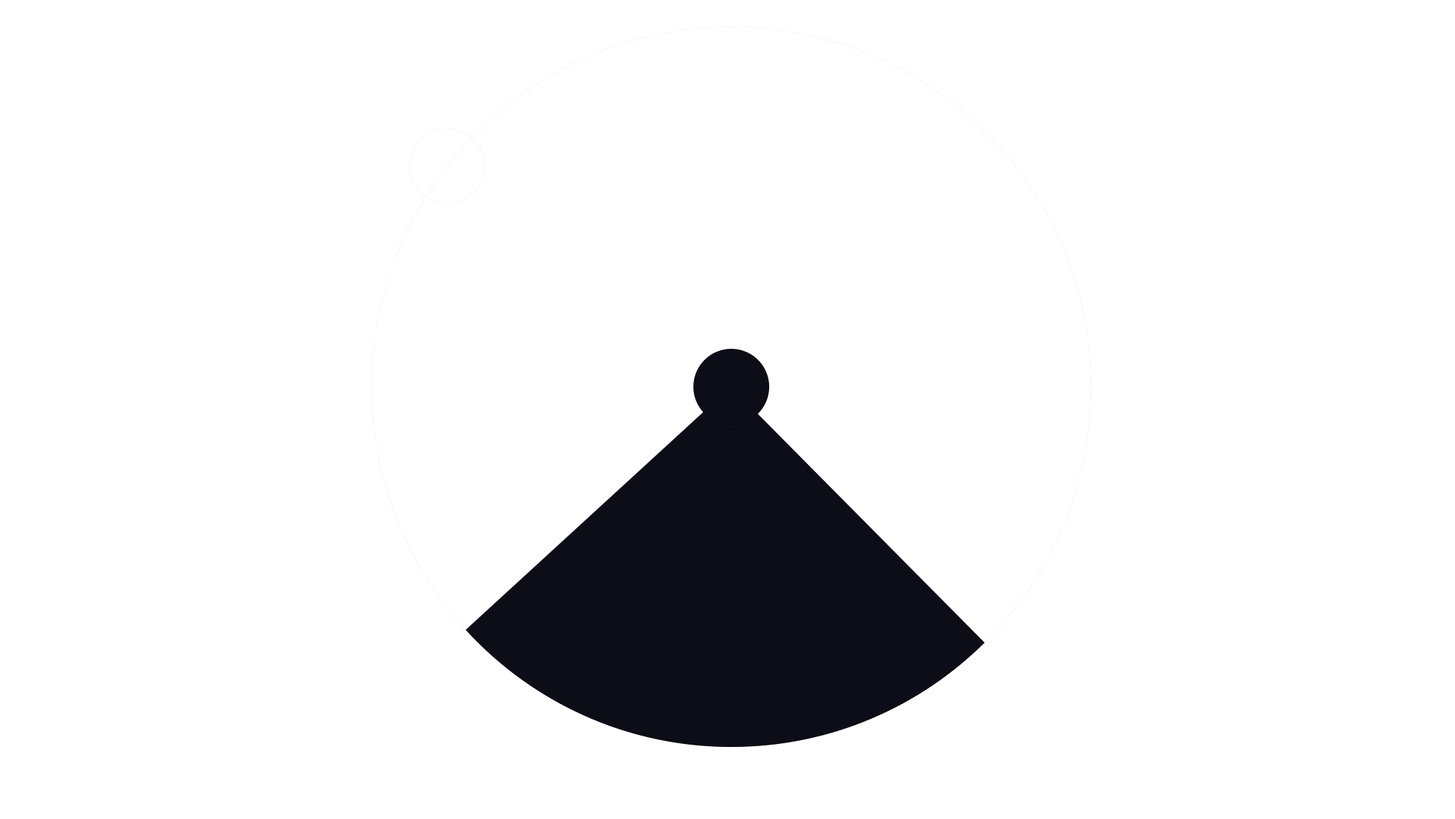
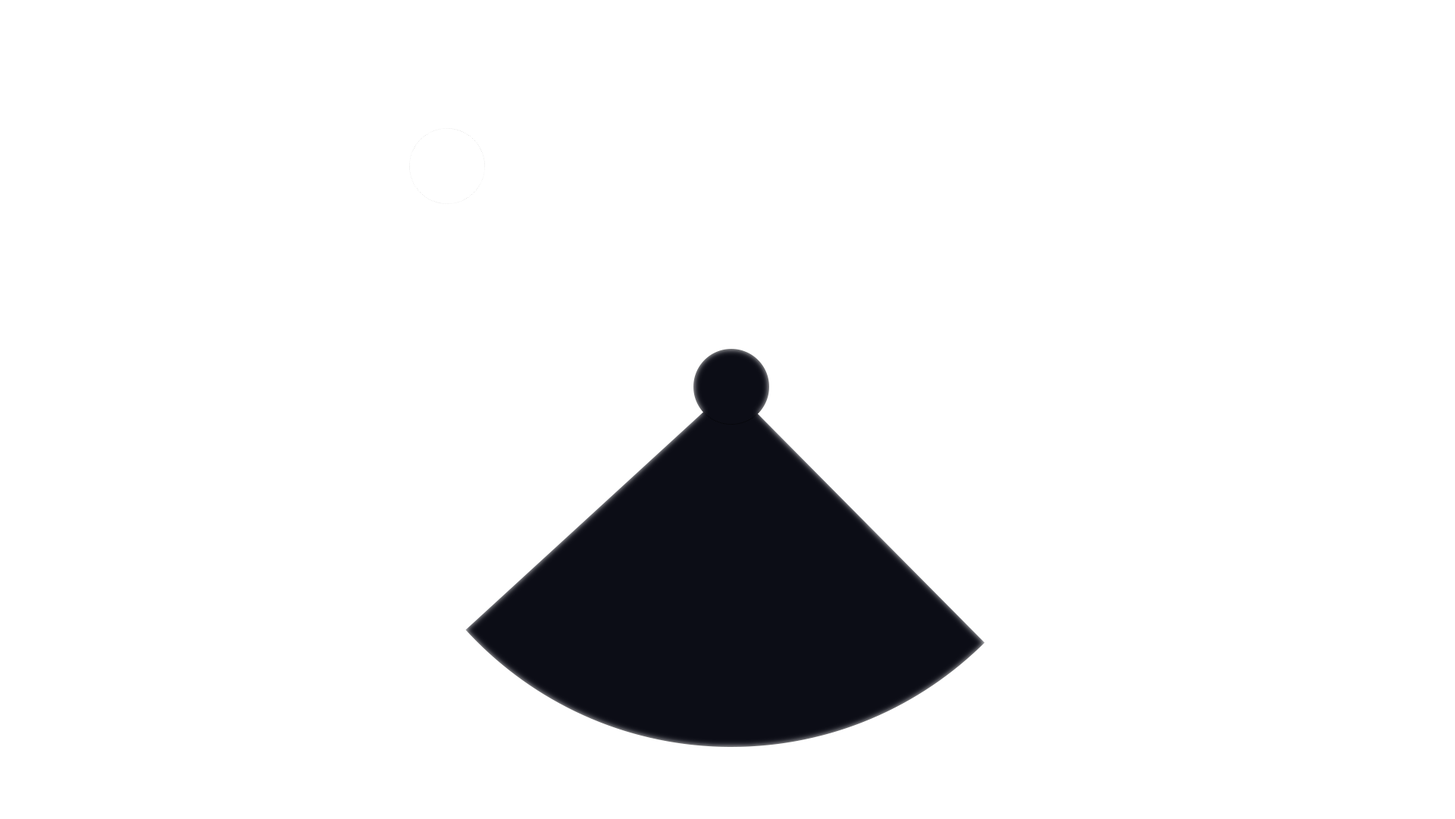
Revision of a layered 1455x819 image; what changed, layer by layer:
painted on "Ellipse 3", unmasked it over (462, 348, 987, 747)
removed layer "Ellipse 2" over (371, 26, 1092, 747)
